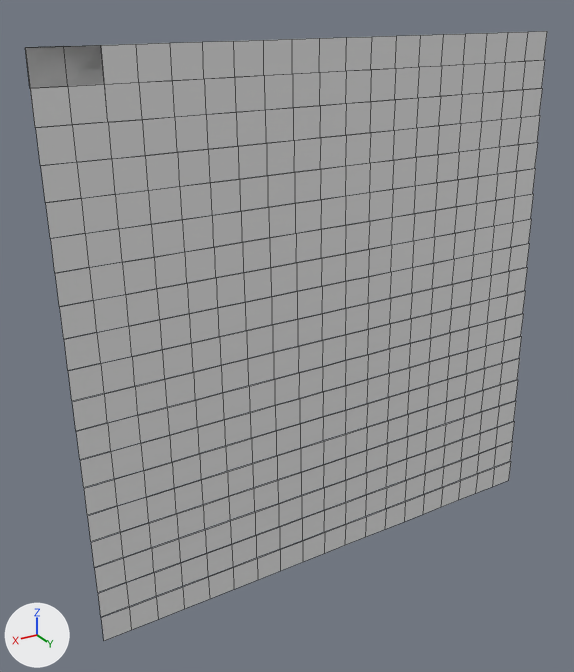
One commit to the OBJ model Assets/Tiled2Unity/Meshes/LivingRoom-Clean.obj: the scene before it, then after it.
Both versions are drawn from a camera (50 mm lens) standing at (5.4, 22.0, 1.3) and looking at (-8.0, -0.3, -9.9). Arrows for +X, +Y and +Z are at lower left; the lights stay in place. Mesh edges are drawn as thin lines. Where no turn or scale is listed for an object, it has been applied to the vertices. Vertices at the same position are counted once.

The first picture shows 'LivingRoom-Clean'.
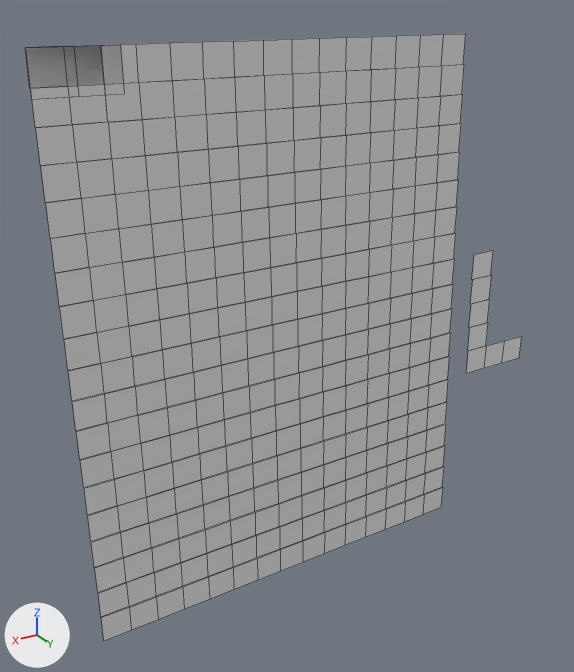
Pixel boxes (x1, y1, x2, y2) of what changed, in the pictures (574 x 672 px):
'LivingRoom-Clean', reshaped
    before: (25, 31, 547, 641)
    after: (25, 34, 522, 641)
part 1 of me_livingroom_clean, deleted
    before: (441, 31, 547, 507)
part 2 of me_livingroom_clean, added
    after: (25, 44, 124, 99)

Edits to the bpy script that builds the scene:
```text
Change me_livingroom_clean:
    used by ob_livingroom_clean; location = (0.0, 0.0, 0.0)
    verts and faces of me_livingroom_clean; kept vertices keep their numbers, new ones are numbered from 762
    before: 579 (0.0, 0.0, 0.0) at pixel (25, 47)
    remove me_livingroom_clean.from_pydata(...)  # 762 vertices, 362 faces; spans x -19.0..0.0, y 0.0..0.9, z -19.0..0.0
    add me_livingroom_clean.from_pydata(...)  # 639 vertices, 295 faces; spans x -19.0..0.0, y 0.0..0.9, z -19.0..0.0
    me_livingroom_clean part 1
    128 vertices are removed from x -19.0..-16.0, y 0.0..0.9, z -19.0..0.0
    69 faces are deleted
    me_livingroom_clean part 2
    add verts[762] = (0.0, 0.0, -1.3)  # pixel (31, 99)
    add verts[763] = (-2.6, 0.0, -1.3)  # pixel (124, 93)
    add verts[764] = (-2.6, 0.0, 0.0)  # pixel (120, 44)
    add verts[765] = (-1.3, 0.0, -1.3)  # pixel (79, 96)
    add verts[766] = (-1.3, 0.0, 0.0)  # pixel (74, 45)
    add faces += [(579, 762, 763, 764), (579, 762, 765, 766)]
```
